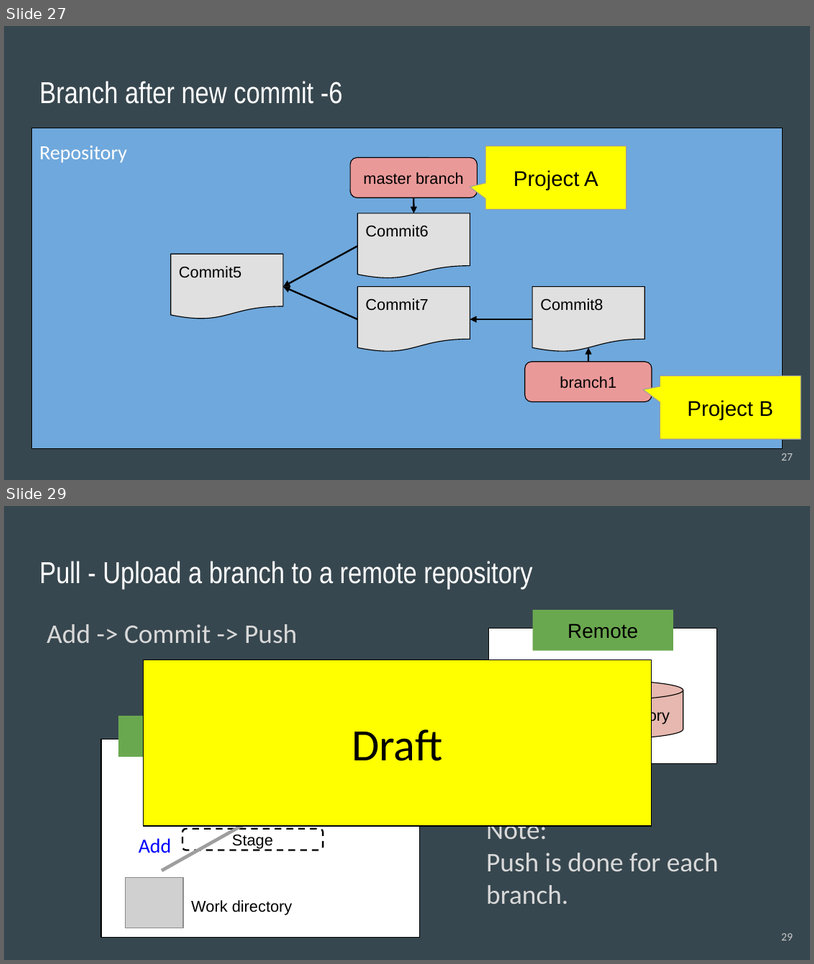
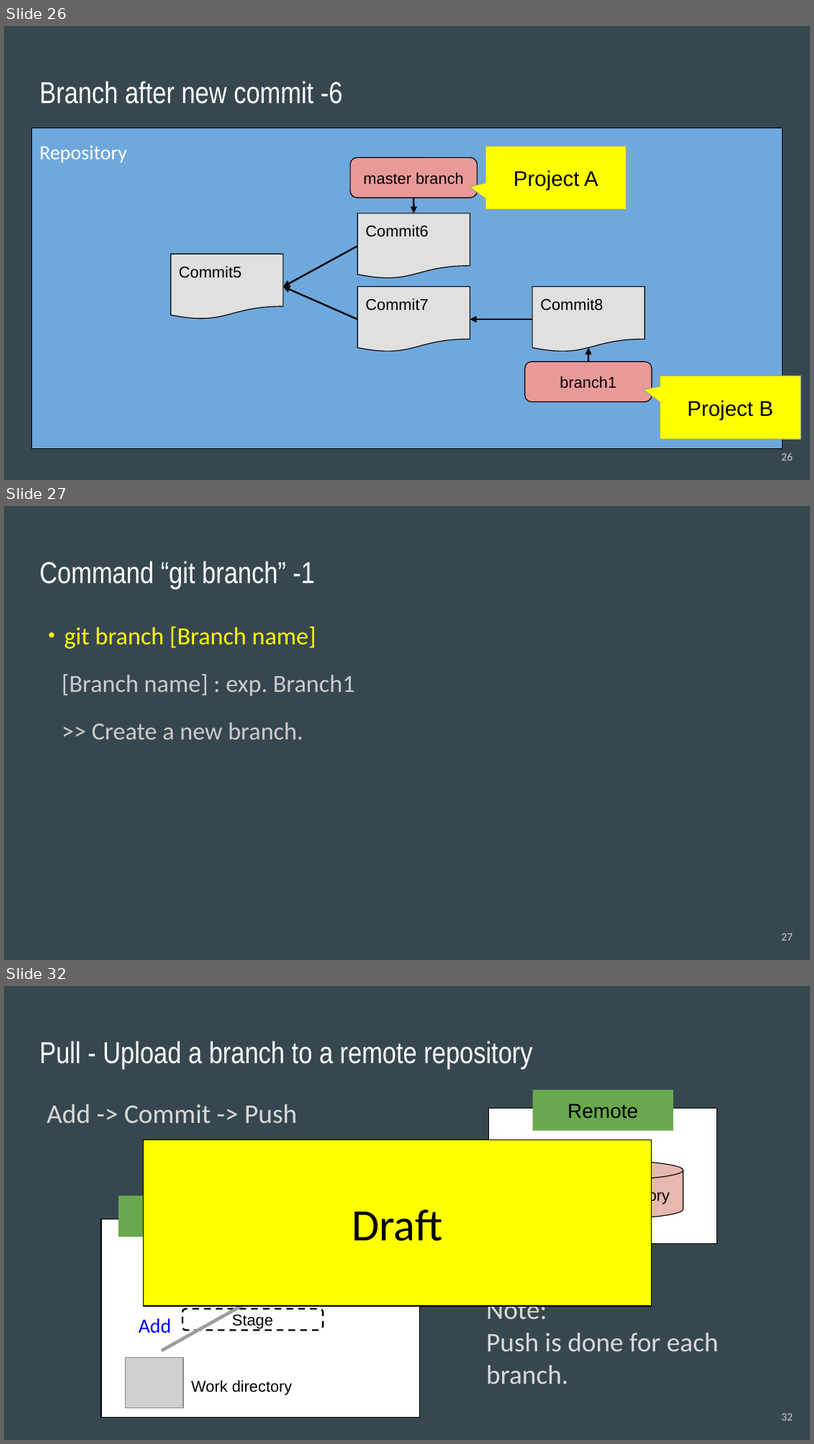
Before and after one commit to acchi17/StudyGit, a slide deck: GitStudySession.pptx. Shown one above the other, each under a label of ours: slides 27 and 29 before the commit, slides 26, 27 and 32 after it; the slides between them are not shown. The pictures are 814x964 and 814x1444 pixels, drawn with LibreOffice and Linux fonts; fonts in the diff are those of the drawing; grey boxes stand for pictures. Boxes give left, top, right and bottom in pixels: in the first picture for what was removed or moved away, otherwise in the second. Text is boxed around its words. In the diff, an @@ line names an element or a change of style, - is before the commit and + after.

```diff
--- a/GitStudySession.pptx
+++ b/GitStudySession.pptx
@@ slide 27 added at (4, 506, 810, 960), background #37474F @@
@@ title added at (39, 561, 315, 590), 27 pt, text #FFFFFF @@
+Command “git branch” -1
@@ text added at (39, 626, 355, 739), 22 pt, text #CCCCCC @@
+・git branch [Branch name]
+[Branch name] : exp. Branch1
+>> Create a new branch.
@@ page number added at (782, 933, 793, 940), 10 pt, text #CACACA @@
+27
@@ what was slide 27 is now slide 26 @@
@@ page number at (782, 452, 793, 460): text changed @@
-27
+26
@@ what was slide 29 is now slide 32 @@
@@ page number at (782, 1413, 793, 1420): text changed @@
-29
+32
```
Also in this commit, not shown: 11 slides changed, 5 other slides added.
